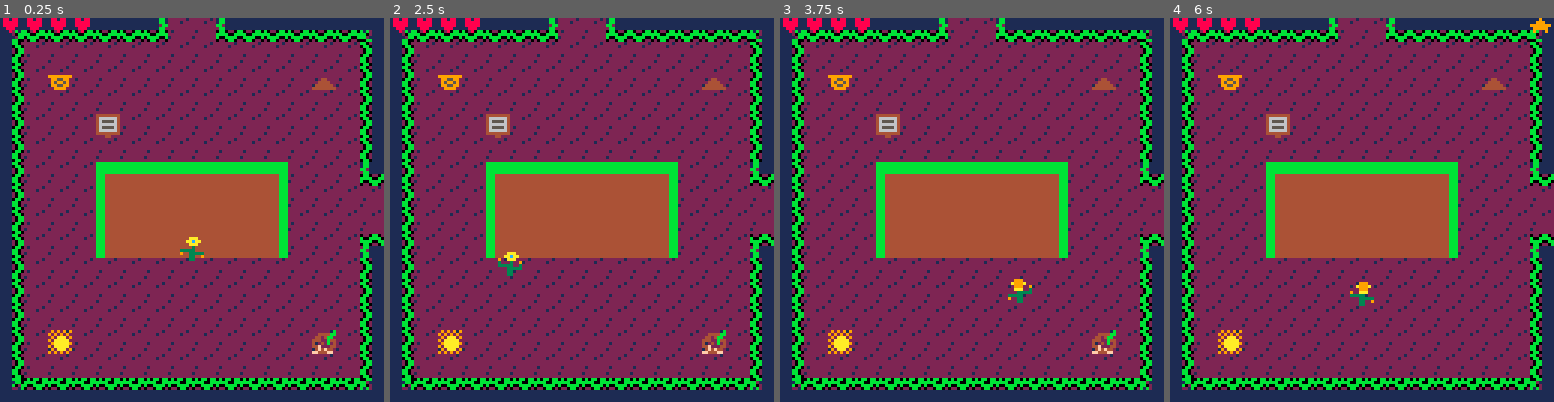
Above: before the commit, frames 1-4 (left to right).
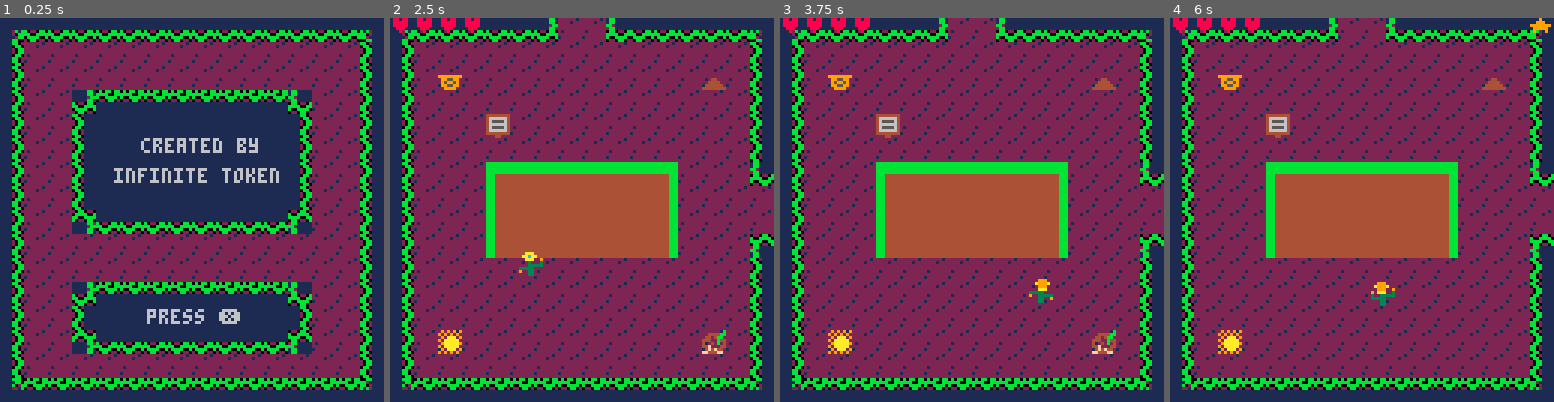
Above: after the commit, the same moments.

Repository: acwright/PICO-8
Game: PICO-8 cartridge ldjam/ldjam.p8
Two runs of this game, one before a commit and one after it. Both use one fixed random seed, a clock stepped at 60 frames per second and the inputs below.
Inputs:
- Up to frame 1 (0.25 s): no input
- Up to frame 2 (2.5 s): tap O (Z key) at 0.33, 0.7, 1.43, 2.22 s; tap X (X key) at 1.07, 2.07, 2.4 s; hold Left 1.97-2.37 s; hold Down from 2.42 s (still down)
- Up to frame 3 (3.75 s): tap X (X key) every 0.33 s from 2.73 to 3.73 s; release Down at 2.82 s; hold Right 2.87-3.53 s; tap O (Z key) at 3.1 s; hold Up from 3.58 s (still down)
- Up to frame 4 (6 s): tap O (Z key) at 3.98, 4.87, 5.75 s; tap X (X key) every 0.33 s from 4.07 to 5.73 s; release Up at 4.08 s; hold Right 4.13-4.53 s; hold Down 4.58-5.08 s; hold Left 5.13-5.8 s; hold Up from 5.85 s (still down)

The runs differ from the first frame. In frame 1, 39% of the frame differs, in the area x 0-100%, y 0-88%; in frame 2, 0.3%; in frame 3, 0.4%; in frame 4, 0.4%.

Commit message:
Add credits

Diff:
--- a/ldjam/ldjam.p8
+++ b/ldjam/ldjam.p8
@@ -6,8 +6,7 @@
 
 function _init()
 	game={}
-	--init_menu()
-	init_game()
+	init_credits()
 end
 
 function _update60()
@@ -105,6 +104,64 @@
 function draw_gameover()
 	print("press ❎ to restart",30,63,7)
 	print("press 🅾️ to go to menu",23,70,7)
+end
+-->8
+--credits
+
+function init_credits()
+	credits={
+		t=30,
+		c=6,
+		l=1,
+		lt=120,
+		lines={
+			{"created by","infinite token"},
+			{"sprites","chris thompson"},
+			{"sounds","chris thompson"},
+			{"levels","daniel heupel"},
+			{"programming","jay deaton"},
+			{"programming","aaron wright"},
+			{"assistant","river"}
+		},
+		update=function(self)
+			self.t-=1
+			self.lt-=1
+			if self.t==0 then
+				if self.c==6 then
+					self.c=7
+				else
+					self.c=6
+				end
+				self.t=30
+			end
+			if self.lt==0 then
+				self.l+=1
+				if self.l==8 then
+					self.l=1
+				end
+				self.lt=120
+			end
+		end,
+		draw=function(self)
+			map(112,16)
+			print(self.lines[self.l][1],47,40,6)
+			print(self.lines[self.l][2],38,50,6)
+			print("press ❎",49,97,self.c)
+		end
+	}
+	game.update=update_credits
+	game.draw=draw_credits
+end
+
+function update_credits()
+	credits:update()
+	if btnp(❎) then
+		init_menu()
+	end
+end
+
+function draw_credits()
+	credits:draw()
 end
 -->8
 --helpers
